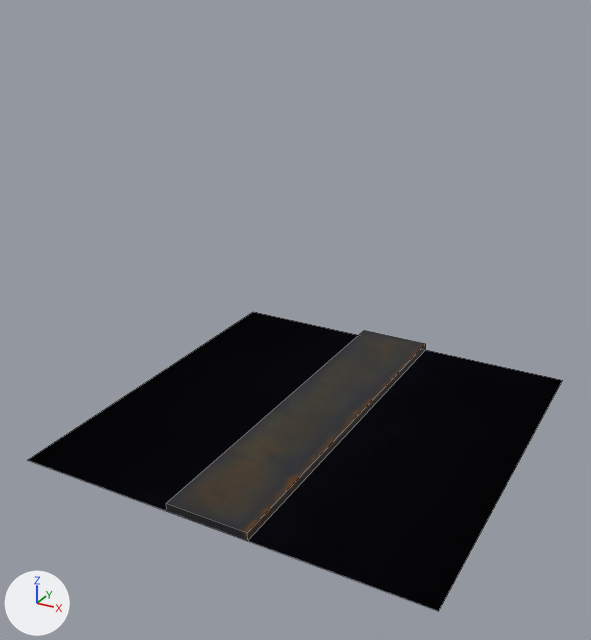
The FBX model Assets/Models/street_1.fbx as it was, and as the next commit left it.
Both versions are drawn from a 50 mm lens placed at (8.21, -16.13, 10.6), pointed at (-0.16, -0.91, 2.99). Lighting does not change. The marker at lower left points along +X, +Y and +Z. Mesh edges are drawn as thin lines. Where no turn or scale is listed for an object, it has been applied to the vertices.

In view in the first picture: 'roadMiddle', 'sideRoad'.
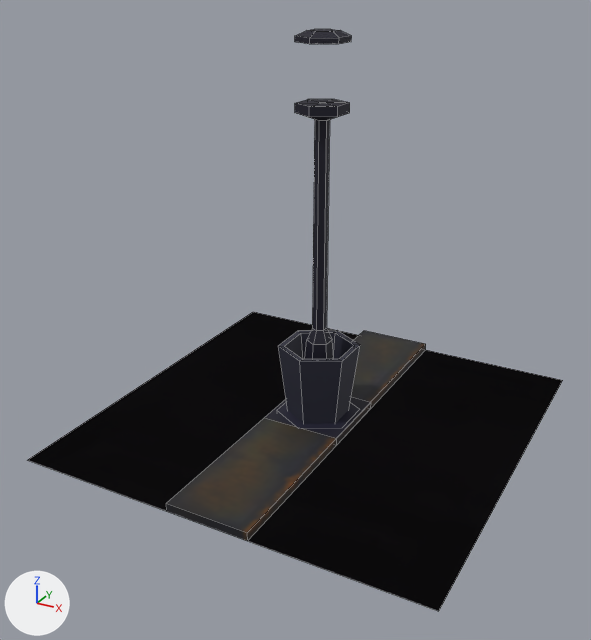
Location of each change, [x1, y1, x2, y2] in pixels of the pictures (591 x 640 px):
'roadMiddle', surface changed
    both: [263, 324, 375, 448]
'sideRoadWalk', now drawn (black)
    after: [28, 312, 563, 611]
'LightingPole', added (black)
    after: [265, 29, 371, 441]
'trashCan', added (black)
    after: [278, 330, 360, 424]
'trashCanCap', added
    after: [277, 402, 360, 429]

Edits to the bpy script that builds the scene:
```text
Change mat_road:
    mat_road.texture: img_cityroadtexture_png -> img_cityroadtexture_png  # not seen -> with its transparency
Add me_cylinder_001:
    me_cylinder_001.from_pydata(...)  # 32 vertices, 25 faces; spans x -0.91..0.91, y -1.05..1.05, z 0.0..0.28
    me_cylinder_001.materials.append(mat_road)  # picture img_cityroadtexture_png
Add me_cylinder_002:
    me_cylinder_002.from_pydata(...)  # 74 vertices, 61 faces; spans x -1.0..1.0, y -0.99..1.01, z 0.01..9.26
    me_cylinder_002.materials.append(mat_road)  # picture img_cityroadtexture_png
Add me_cylinder:
    me_cylinder.from_pydata(...)  # 24 vertices, 20 faces; spans x -0.87..0.87, y -1.0..1.0, z 0.0..2.0
    me_cylinder.materials.append(mat_road)  # picture img_cityroadtexture_png
Add ob_trashcancap:
    ob_trashcancap = bpy.data.objects.new('trashCanCap', me_cylinder_001)
    ob_trashcancap.location = (0.0, 0.0, 0.0)
Add ob_lightingpole:
    ob_lightingpole = bpy.data.objects.new('LightingPole', me_cylinder_002)
    ob_lightingpole.location = (0.0, 0.0, 0.0)
Add ob_trashcan:
    ob_trashcan = bpy.data.objects.new('trashCan', me_cylinder)
    ob_trashcan.location = (0.0, 0.0, 0.0)
```
